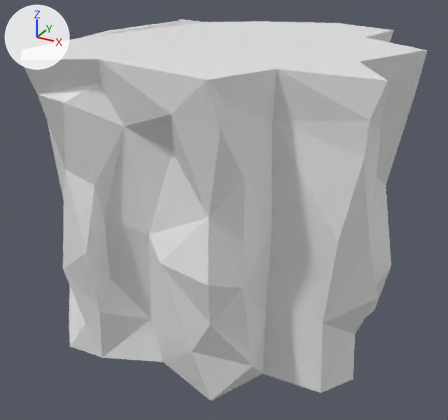
Two versions of the glTF model resources/meshes/environments/cliff_grass.gltf, one commit apart.
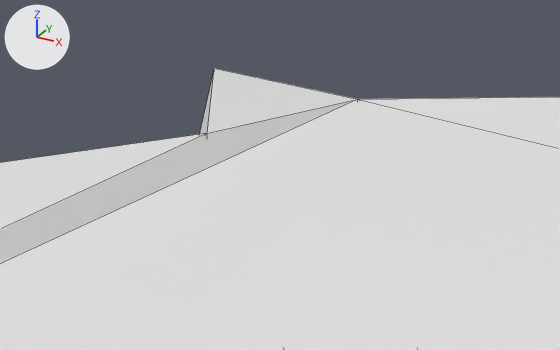
Each version appears first whole from a 50 mm camera at (1.926, -3.676, 2.647) aimed at (-0.085, -0.021, 0.82), and next in a close-up from a 50 mm camera at (-0.387, -0.041, 2.354) aimed at (-0.775, 0.666, 2.0). Every picture has the same lights, and +X, +Y and +Z are marked at upper left. The close-ups show mesh edges as thin lines. Where no turn or scale is listed for an object, it has been applied to the vertices. Vertices at the same position are counted once.

Names of what the first close-up shows: 'cliff_grass.001'.
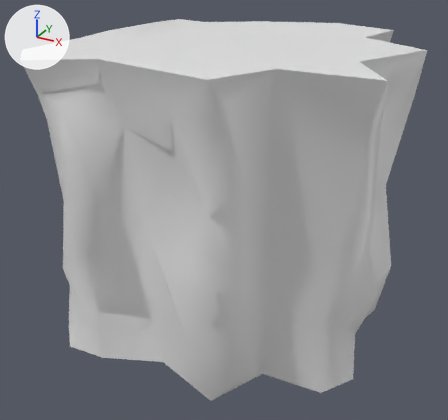
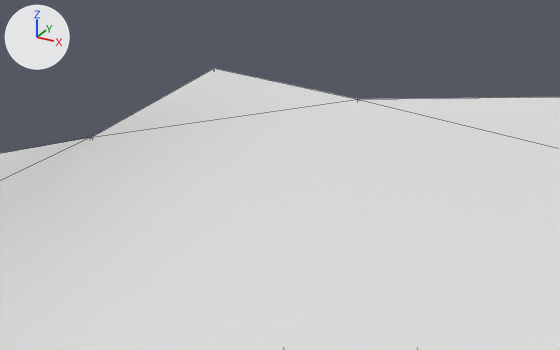
What differs and where, as boxes (x1, y1, x2, y2) in the close-ups (560 x 350 px; the box of a moved part takes in the faces that stretch with it):
```json
{"part": 1, "of": "me_cliff_grass", "change": "moved or reshaped", "before": [0, 68, 357, 264], "after": [0, 68, 357, 350]}
```

Edits to the scene script, one JSON object a line:
```json
{"block": "me_cliff_grass", "where": "me_cliff_grass.from_pydata(...)  # 144 vertices, 284 faces; spans x -1.33..1.17, y -1.18..1.32, z -0.06..2.04"}
{"block": "me_cliff_grass", "where": "# used by ob_cliff_grass_001; location = (0.0, 0.0, 0.0)"}
{"block": "me_cliff_grass", "change": "me_cliff_grass part 1"}
{"op": "set", "path": "me_cliff_grass.vertices[126].co", "old": "(-0.86, 0.65, 2.04)", "new": "(-0.97, 0.57, 2.04)", "note": "pixel (207, 133) -> pixel (91, 137)"}
{"block": "me_cliff_grass", "change": "me_cliff_grass part 2: the surface is now shaded smooth"}
```
